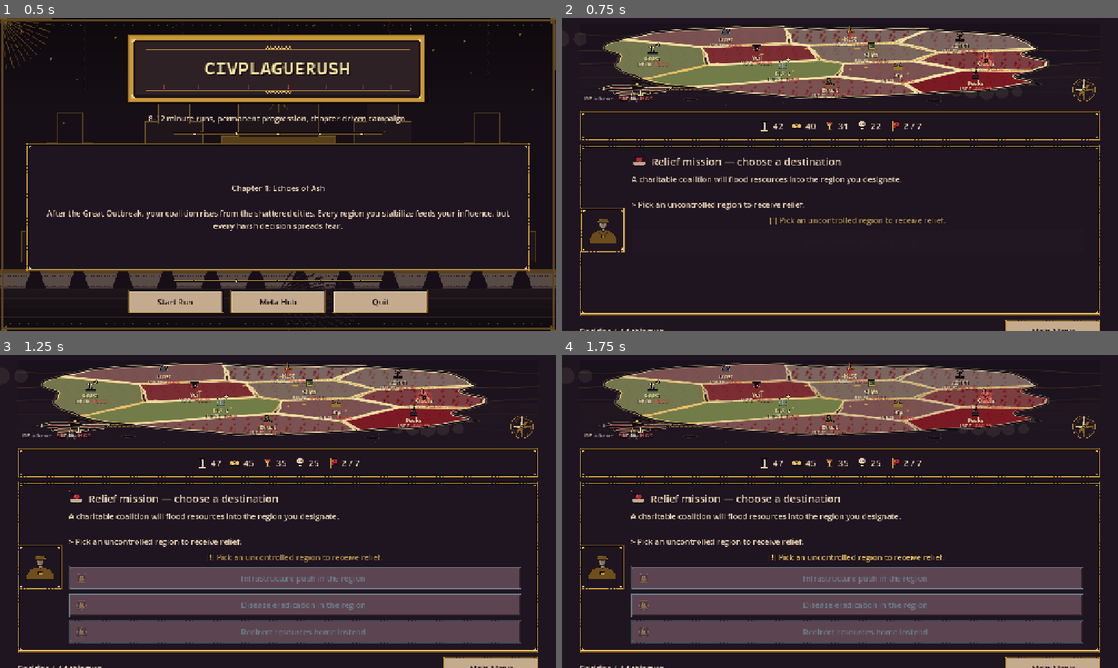
Above: before the commit, frames 1-4 (two rows, left to right).
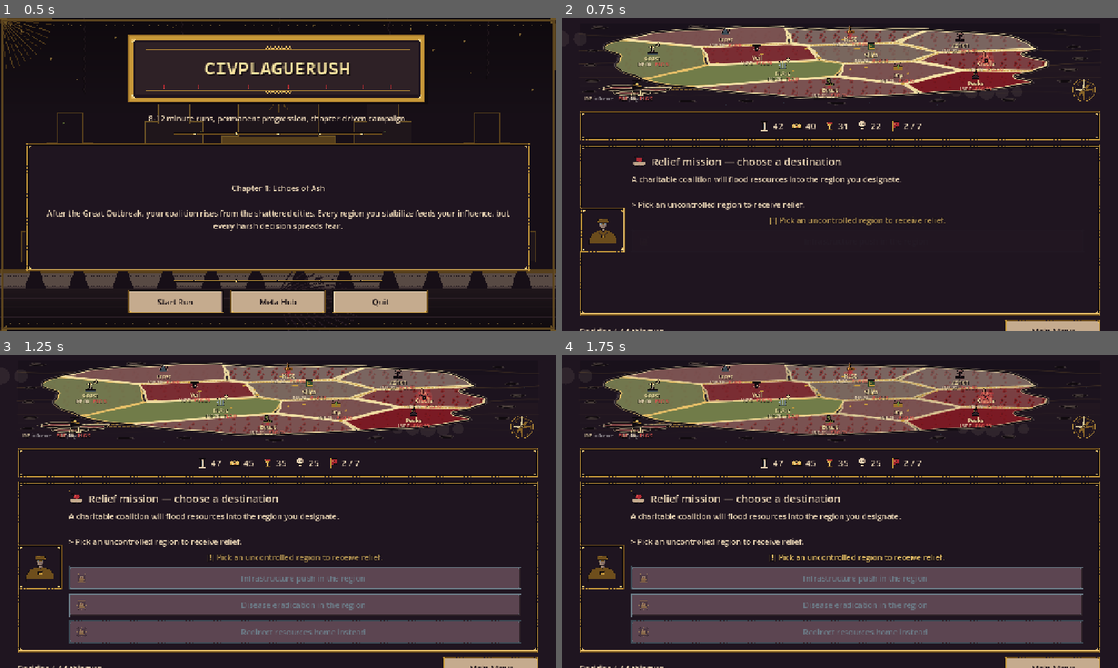
Above: after the commit, the same moments.

Repository: josemarnaiz/civplaguerush
Game: Godot game, scene res://scenes/MainMenu.tscn
Two runs of this game, one before a commit and one after it. Both use one fixed random seed, a clock stepped at 60 frames per second and the inputs below.
Inputs (mouse positions are in pixels of both pictures, inside the frame that each line leads up to):
- Up to frame 1 (0.5 s): no input
- Up to frame 2 (0.75 s): click "Start Run" at 0.5 s
- Up to frame 3 (1.25 s): no input
- Up to frame 4 (1.75 s): tap Enter at 1.25 s; drag from (840, 401) to (895, 442) at 1.27 s

Frame 1 is identical in both runs. In frame 2, 0.1% of the frame differs, in the area x 3-95%, y 2-28%; in frame 3, 0.1%; in frame 4, 0.1%.

Commit message:
Redraw the map as a single Voronoi continent with offshore archipelago
Replace the 4x3 grid-based continent layout with a Catmull-Rom-smoothed
coastline and per-region Voronoi seeds clipped to the outline, so region
boundaries read as organic painted contours. Offshore r10 is split out
as a small archipelago around its own seed.

Made-with: Cursor

Diff:
--- a/scripts/ui/region_map.gd
+++ b/scripts/ui/region_map.gd
@@ -484,27 +484,38 @@
 
 
 func _generate_ocean_islets() -> void:
-	# Scatter small islets in the seas BETWEEN continents so the ocean doesn't
-	# look like empty rectangles. Positions are deterministic so they line up
-	# with the painted coastlines on every redraw.
+	# Scatter small decorative islets in the open sea around the single
+	# continent. Spots were picked against the current CONTINENT_OUTLINE so
+	# they always sit comfortably offshore. Points that (thanks to outline
+	# wobble) still fall inside the land are skipped.
 	var rng := RandomNumberGenerator.new()
 	rng.seed = 0xC0A57
-	# Seed spots: roughly on the latitudes of inter-continental seas.
 	var hot_spots: Array = [
-		# Upper sea (between row 0 and row 1)
-		Vector2(0.18, 0.40), Vector2(0.42, 0.41), Vector2(0.62, 0.39),
-		Vector2(0.80, 0.42),
-		# Atlantic-like gap in the middle row
-		Vector2(0.50, 0.54),
-		# Southern sea (between row 1 and row 2)
-		Vector2(0.12, 0.72), Vector2(0.33, 0.74), Vector2(0.56, 0.70),
-		Vector2(0.88, 0.73),
-		# Bottom fringe (below southern continents)
-		Vector2(0.22, 0.92), Vector2(0.68, 0.94),
+		# Northern sea corners (above continent)
+		Vector2(0.04, 0.04), Vector2(0.22, 0.02), Vector2(0.93, 0.08),
+		# Western deep sea (left of continent)
+		Vector2(0.02, 0.32), Vector2(0.03, 0.50), Vector2(0.02, 0.68),
+		# Eastern inner sea (right of continent bulge)
+		Vector2(0.95, 0.28), Vector2(0.97, 0.42), Vector2(0.95, 0.56),
+		Vector2(0.94, 0.70),
+		# Southern open ocean (below the continent)
+		Vector2(0.32, 0.94), Vector2(0.50, 0.96), Vector2(0.68, 0.94),
+		Vector2(0.82, 0.92),
+		# Between the main continent and the r10 archipelago
+		Vector2(0.02, 0.82), Vector2(0.20, 0.93),
 	]
+	var reference_outline: PackedVector2Array = PackedVector2Array()
+	if _continent_exteriors.size() > 0:
+		reference_outline = _continent_exteriors[0]
 	for spot in hot_spots:
 		var base: Vector2 = spot + Vector2(rng.randf_range(-0.012, 0.012),
 				rng.randf_range(-0.010, 0.010))
+		# Clamp to the canvas and skip any point that ended up inside the
+		# painted continent after wobble.
+		base.x = clampf(base.x, 0.01, 0.99)
+		base.y = clampf(base.y, 0.01, 0.99)
+		if reference_outline.size() >= 3 and Geometry2D.is_point_in_polygon(base, reference_outline):
+			continue
 		var rx: float = rng.randf_range(0.008, 0.016)
 		var ry: float = rng.randf_range(0.006, 0.011)
 		var islet: PackedVector2Array = _organic_blob(base, rx, ry, rng, 7)
